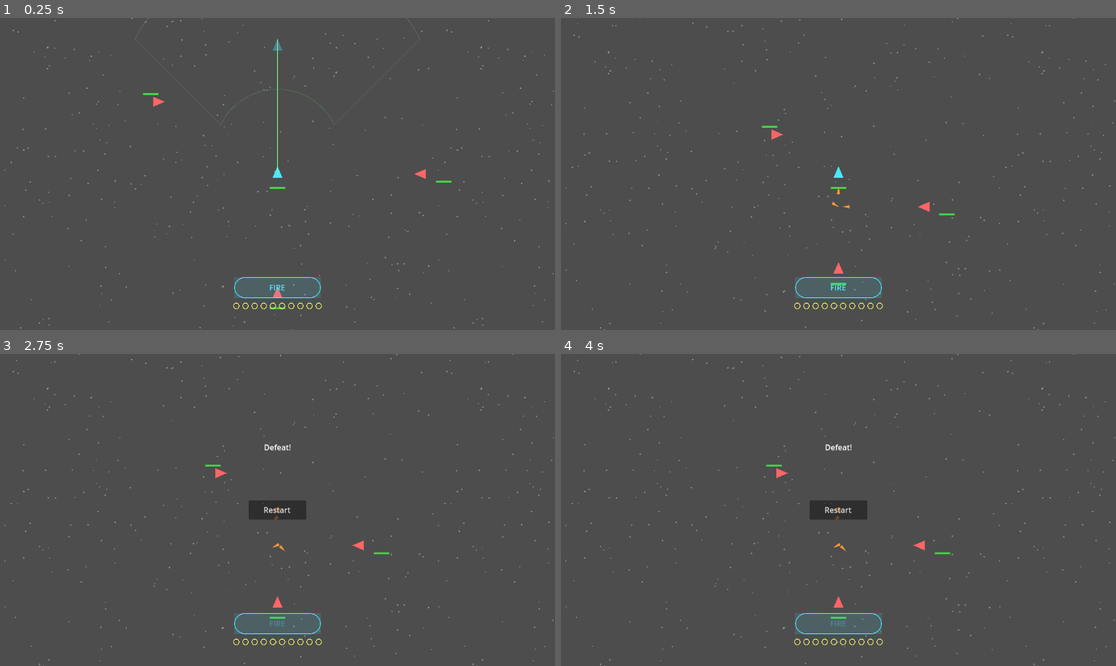
Above: before the commit, frames 1-4 (two rows, left to right).
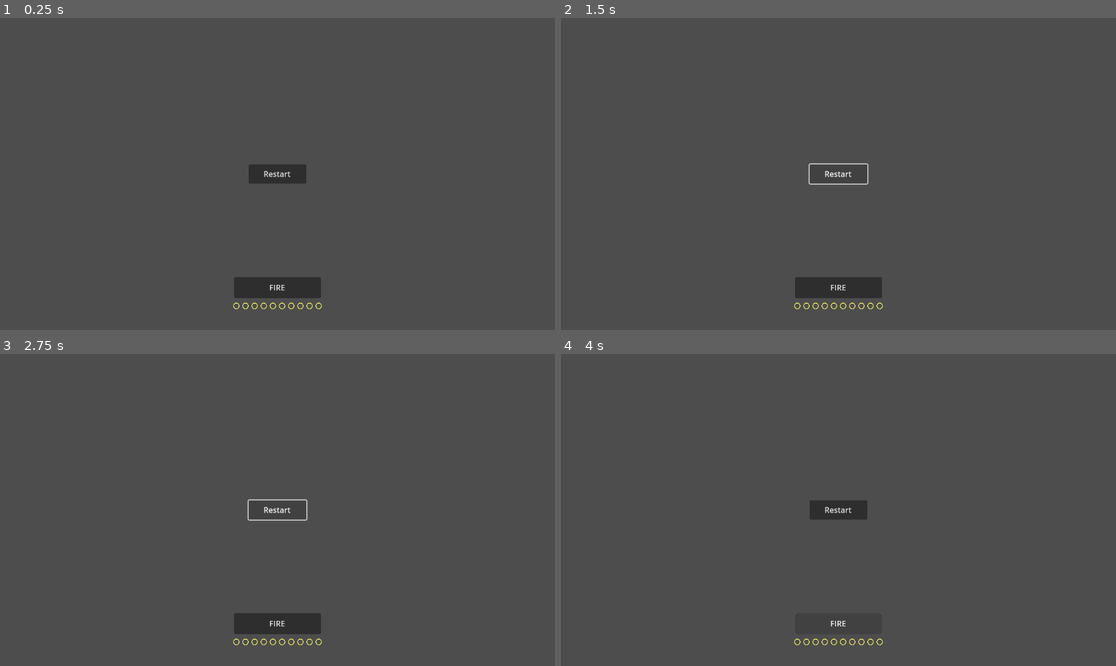
Above: after the commit, the same moments.

Repository: failuer/vibe-space
Game: Godot game, scene res://game_world.tscn
The game is run twice, just before and just after one commit, with the same random seed, the same clock (stepped at 60 frames per second) and the same inputs.
Inputs (mouse positions are in pixels of both pictures, inside the frame that each line leads up to):
- Up to frame 1 (0.25 s): no input
- Up to frame 2 (1.5 s): click (838, 174) at 0.5 s, where only the run after the commit has a clickable "Restart"; click (838, 174) at 1.25 s, where only the run after the commit has a clickable "Restart"
- Up to frame 3 (2.75 s): click (277, 510) at 2 s, where only the run after the commit has a clickable "Restart"
- Up to frame 4 (4 s): click (838, 622) at 2.75 s, where only the run after the commit has a clickable "FIRE"; click (838, 622) at 3.5 s, where only the run after the commit has a clickable "FIRE"

The runs differ from the first frame. In frame 1, 2.3% of the frame differs, in the area x 0-100%, y 0-100%; in frame 2, 1.8%; in frame 3, 1.7%; in frame 4, 1.6%.
Error after the commit: Parse Error: Cannot infer the type of "archetype" variable because the value doesn't have a set type. (res://game.gd:189)

Commit message:
feat: add archetype and ai_state keys to enemy spawn data
Co-Authored-By: Claude Sonnet 4.6 <noreply@anthropic.com>

Diff:
--- a/game.gd
+++ b/game.gd
@@ -56,6 +56,9 @@
 const ENEMY_MAX_MISSILES := 6
 const ENEMY_FIRE_COOLDOWN := 3.5
 const ENEMY_FIRE_ANGLE_THRESHOLD := PI / 4.0  # 45 degrees
+
+const EVASION_DETECT_RADIUS := 80.0   # px — missile proximity triggering evasion
+const ARCHETYPE_ROSTER := ["aggressor", "orbiter", "flanker"]
 
 const PLAYER_TURN_RATE := MAX_TURN_RADIANS * 1.5 / SIM_DURATION # baseline sharper turns
 
@@ -151,6 +154,12 @@
         _stars_by_layer.append(stars)
 
 
+func _make_ai_state(archetype: String) -> Dictionary:
+    match archetype:
+        "orbiter": return { "orbit_dir": 1, "evade_timer": 0.0 }
+        _:         return {}
+
+
 func _reset_game() -> void:
     # Initial player setup
     player_pos = Vector2.ZERO
@@ -169,32 +178,25 @@
     turn_speed_min = maxf(PLAYER_SPEED_MIN, player_speed - PLAYER_SPEED_DELTA)
     turn_speed_max = player_speed + PLAYER_SPEED_DELTA
 
-    # Simple enemy setup: a few ships moving straight
+    # Enemy setup — each slot maps to an archetype in ARCHETYPE_ROSTER
     enemies.clear()
-    enemies.append({
-        "pos": Vector2(300.0, 0.0),
-        "vel": Vector2.LEFT * ENEMY_SPEED,
-        "alive": true,
-        "missiles_remaining": ENEMY_MAX_MISSILES,
-        "fire_cooldown": 0.0,
-        "hp": ENEMY_MAX_HP,
-    })
-    enemies.append({
-        "pos": Vector2(-250.0, -150.0),
-        "vel": Vector2.RIGHT * ENEMY_SPEED,
-        "alive": true,
-        "missiles_remaining": ENEMY_MAX_MISSILES,
-        "fire_cooldown": 0.0,
-        "hp": ENEMY_MAX_HP,
-    })
-    enemies.append({
-        "pos": Vector2(0.0, 250.0),
-        "vel": Vector2.UP * ENEMY_SPEED,
-        "alive": true,
-        "missiles_remaining": ENEMY_MAX_MISSILES,
-        "fire_cooldown": 0.0,
-        "hp": ENEMY_MAX_HP,
-    })
+    var enemy_spawns := [
+        { "pos": Vector2(300.0, 0.0),     "vel": Vector2.LEFT  * ENEMY_SPEED },
+        { "pos": Vector2(-250.0, -150.0), "vel": Vector2.RIGHT * ENEMY_SPEED },
+        { "pos": Vector2(0.0, 250.0),     "vel": Vector2.UP    * ENEMY_SPEED },
+    ]
+    for i in enemy_spawns.size():
+        var archetype := ARCHETYPE_ROSTER[i % ARCHETYPE_ROSTER.size()]
+        enemies.append({
+            "pos":                enemy_spawns[i].pos,
+            "vel":                enemy_spawns[i].vel,
+            "alive":              true,
+            "missiles_remaining": ENEMY_MAX_MISSILES,
+            "fire_cooldown":      0.0,
+            "hp":                 ENEMY_MAX_HP,
+            "archetype":          archetype,
+            "ai_state":           _make_ai_state(archetype),
+        })
 
     missiles.clear()
     explosions.clear()
